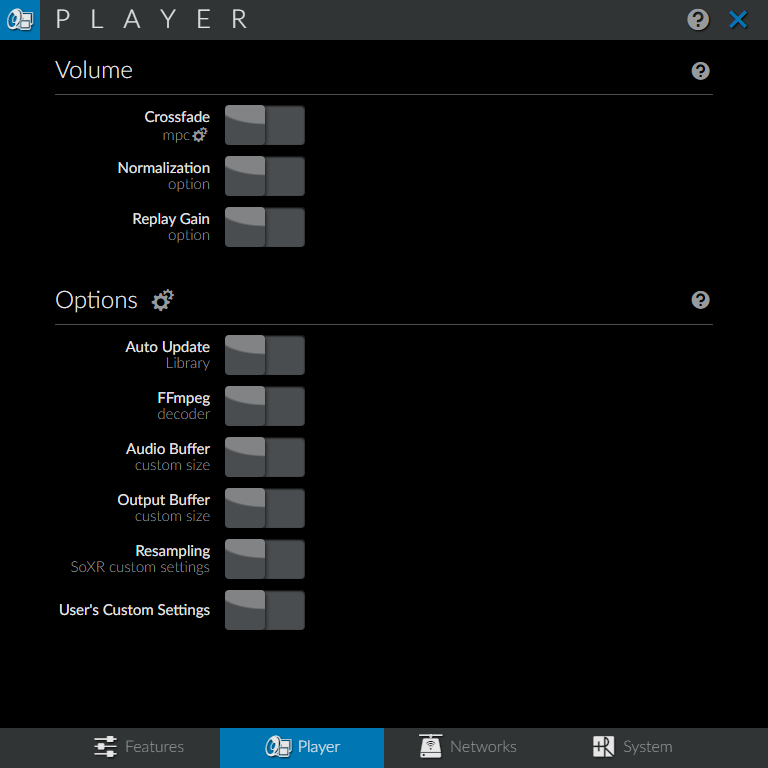
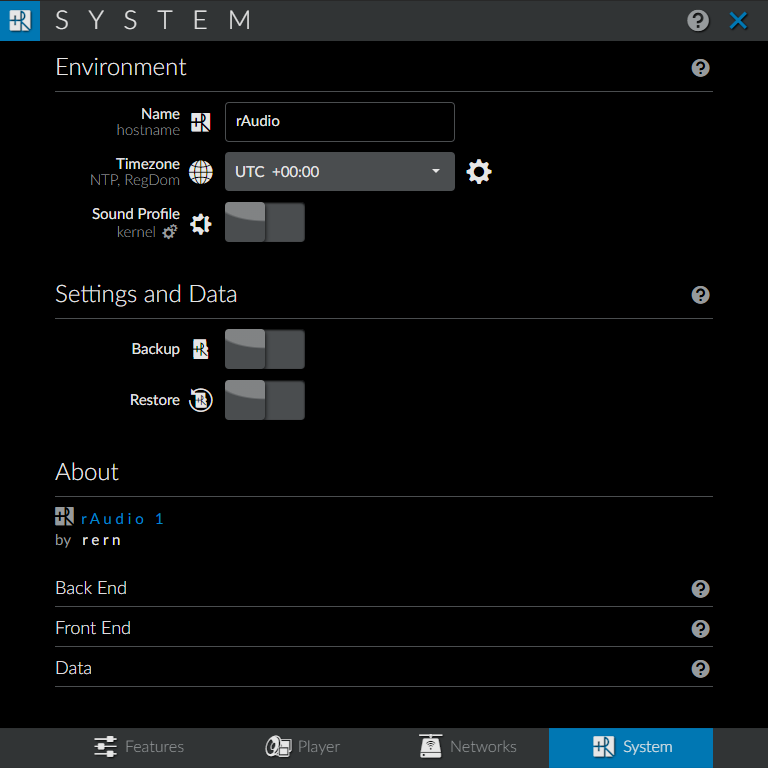
The second 768 x 768 image is a revision of the first. Changes to its layers:
showed "system" over [220, 728, 713, 768]
hid "player" over [220, 728, 713, 768]
showed "system3", painted on it over [0, 0, 768, 768]
